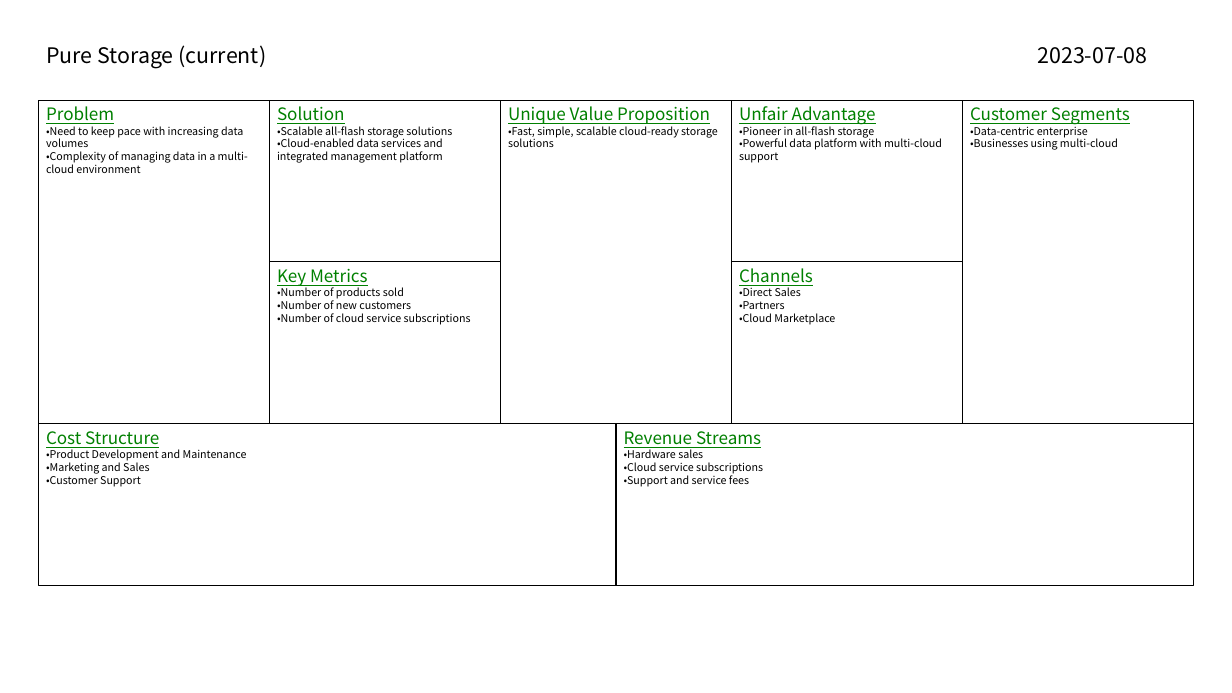
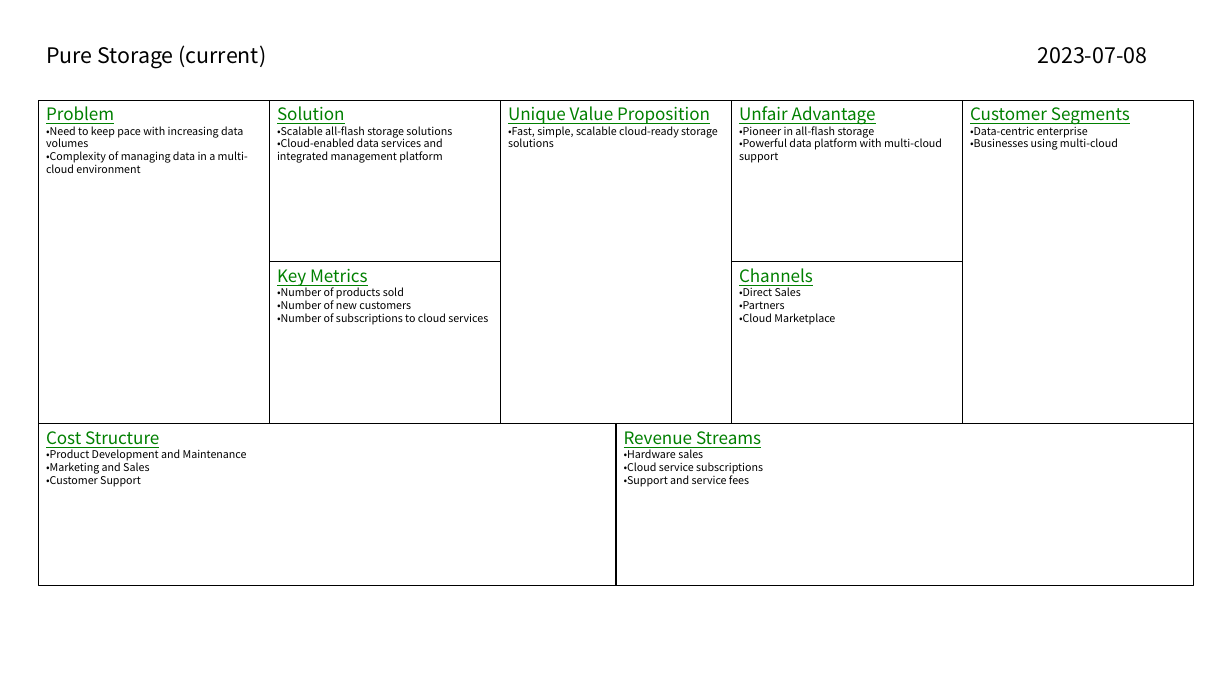
Before and after one commit to t0m0h1r0/LeanCanvas, a slide deck: slide 4 of sample_en.pptx. Drawn at 1232x693 pixels with LibreOffice and Linux fonts; fonts in the diff are those of the drawing. Boxes give left, top, right and bottom in pixels: in the first picture for what was removed or moved away, otherwise in the second. Text is boxed around its words. In the diff, an @@ line names an element or a change of style, - is before the commit and + after.

```diff
--- a/sample_en.pptx
+++ b/sample_en.pptx
@@ text in rectangle at [277, 313, 488, 325]: text changed @@
-•Number of cloud service subscriptions
+•Number of subscriptions to cloud services
```
Also in this commit, not shown: 2 other slides changed, 3 other files.
